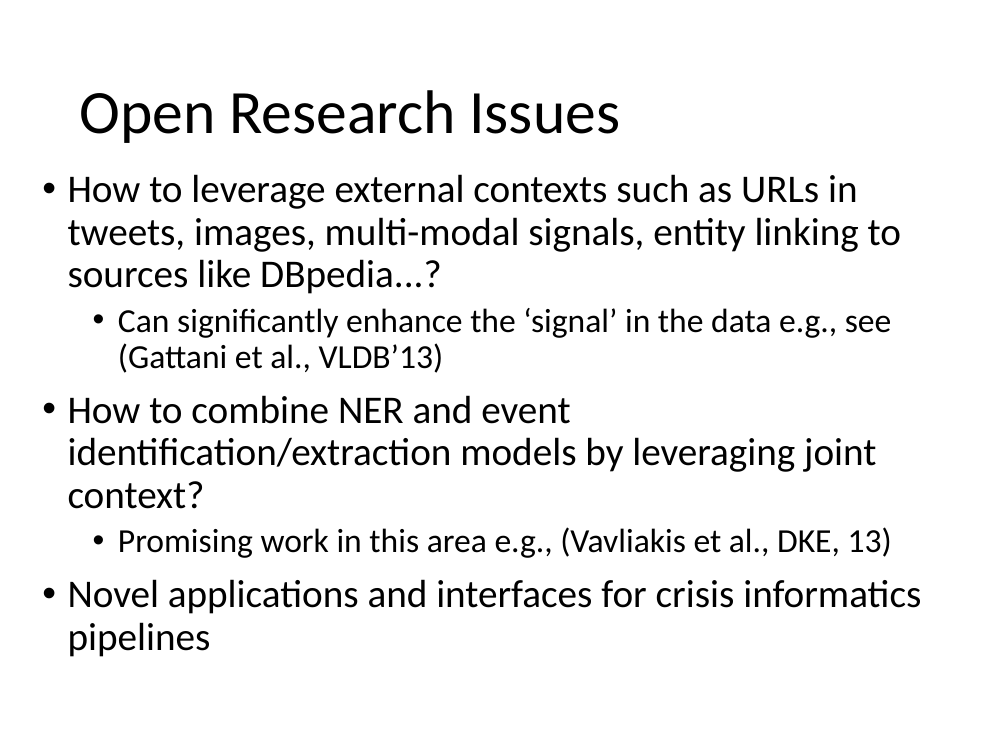
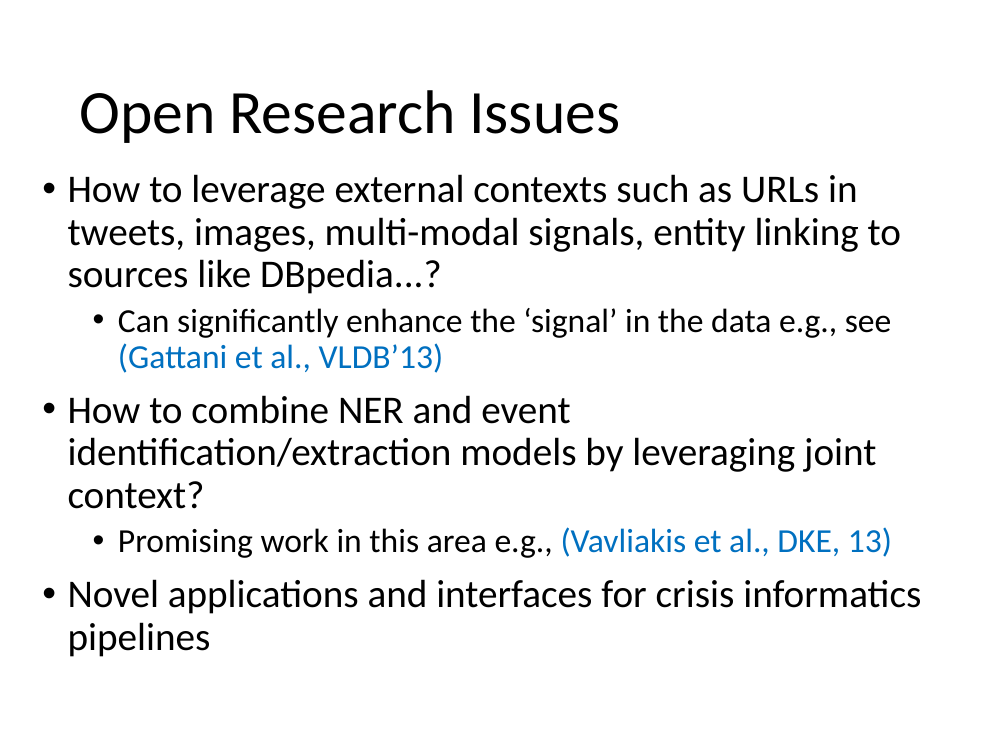
Before and after one commit to evhart/smasac-tutorial, a slide deck: slide 26 of slides/pptx/3-entity-extraction.pptx (slide 24 before the commit). Drawn at 1008x756 pixels with LibreOffice and Linux fonts; fonts in the diff are those of the drawing. Boxes give left, top, right and bottom in pixels: in the first picture for what was removed or moved away, otherwise in the second. Text is boxed around its words. In the diff, an @@ line names an element or a change of style, - is before the commit and + after.

```diff
--- a/slides/pptx/3-entity-extraction.pptx
+++ b/slides/pptx/3-entity-extraction.pptx
@@ text at bbox=[118, 308, 892, 558]: text colour #000000 to #0070C0 in "(Gattani et al., VLDB’13)", "(Vavliakis et al., DKE, 13)" @@
```
Also in this commit, not shown: 11 other slides changed, 2 slides added.
